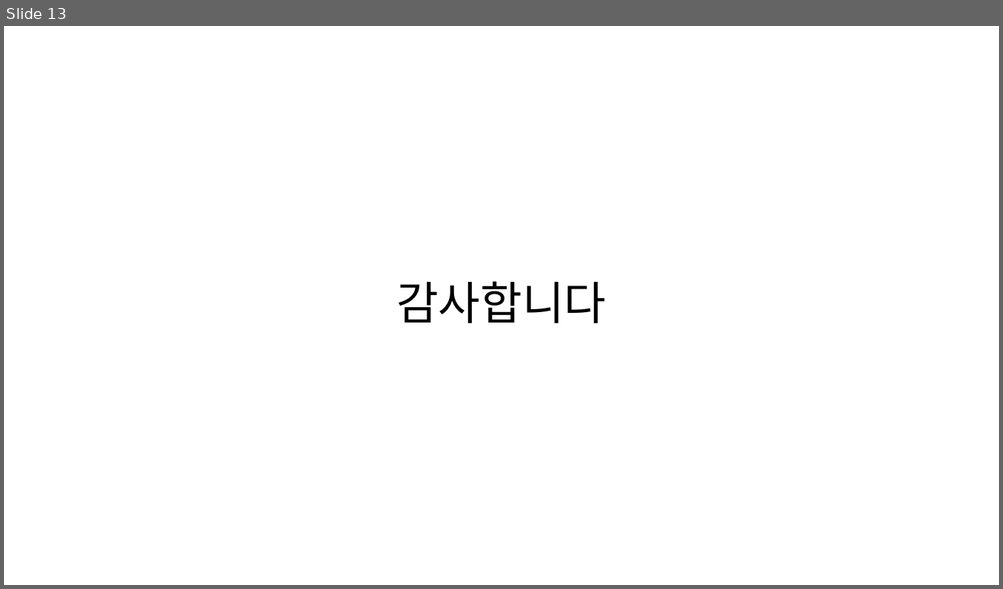
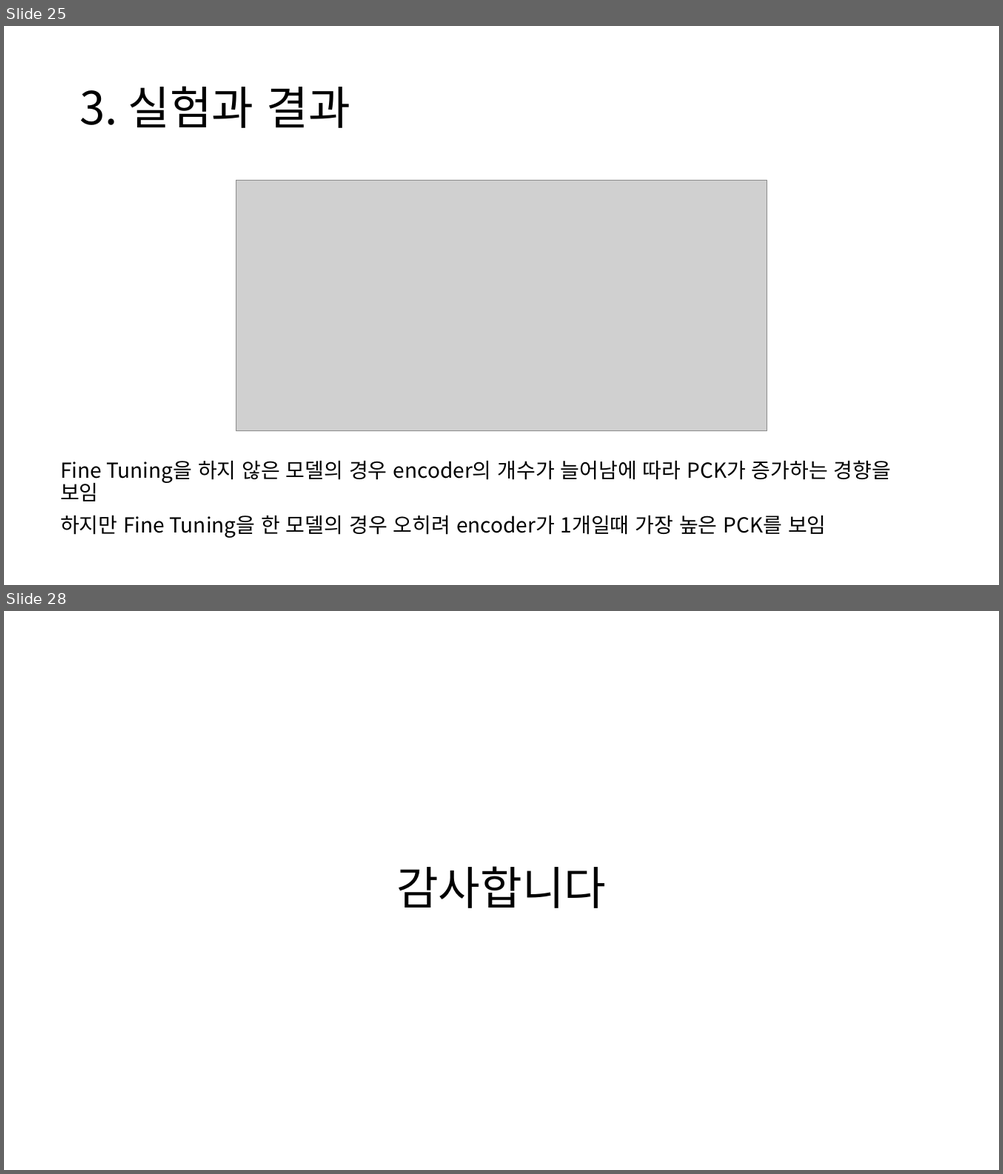
Before and after one commit to chroion/paper-review, a slide deck: CATs++ Boosting Cost Aggregation with Convolutions and Transformers/CATs++ Boosting Cost Aggregation with Convolutions and Transformers.pptx. Shown one above the other, each under a label of ours: slide 13 before the commit, slides 25 and 28 after it; the slides between them are not shown. The pictures are 1003x589 and 1003x1174 pixels, drawn with LibreOffice and Linux fonts; fonts in the diff are those of the drawing; grey boxes stand for pictures. Boxes give left, top, right and bottom in pixels: in the first picture for what was removed or moved away, otherwise in the second. Text is boxed around its words. In the diff, an @@ line names an element or a change of style, - is before the commit and + after.

```diff
--- a/CATs++ Boosting Cost Aggregation with Convolutions and Transformers/CATs++ Boosting Cost Aggregation with Convolutions and Transformers.pptx
+++ b/CATs++ Boosting Cost Aggregation with Convolutions and Transformers/CATs++ Boosting Cost Aggregation with Convolutions and Transformers.pptx
@@ slide 25 added at (4, 26, 999, 585), background #FFFFFF @@
@@ title added at (79, 86, 350, 128), 44 pt, text #000000 @@
+3. 실험과 결과
@@ picture added at (236, 181, 767, 432) @@
@@ text added at (60, 460, 891, 538), 20 pt, text #000000 @@
+Fine Tuning을 하지 않은 모델의 경우 encoder의 개수가 늘어남에 따라 PCK가 증가하는 경향을 보임
+하지만 Fine Tuning을 한 모델의 경우 오히려 encoder가 1개일때 가장 높은 PCK를 보임
@@ what was slide 13 is now slide 28 @@
```
Also in this commit, not shown: 6 slides changed, 14 other slides added.
